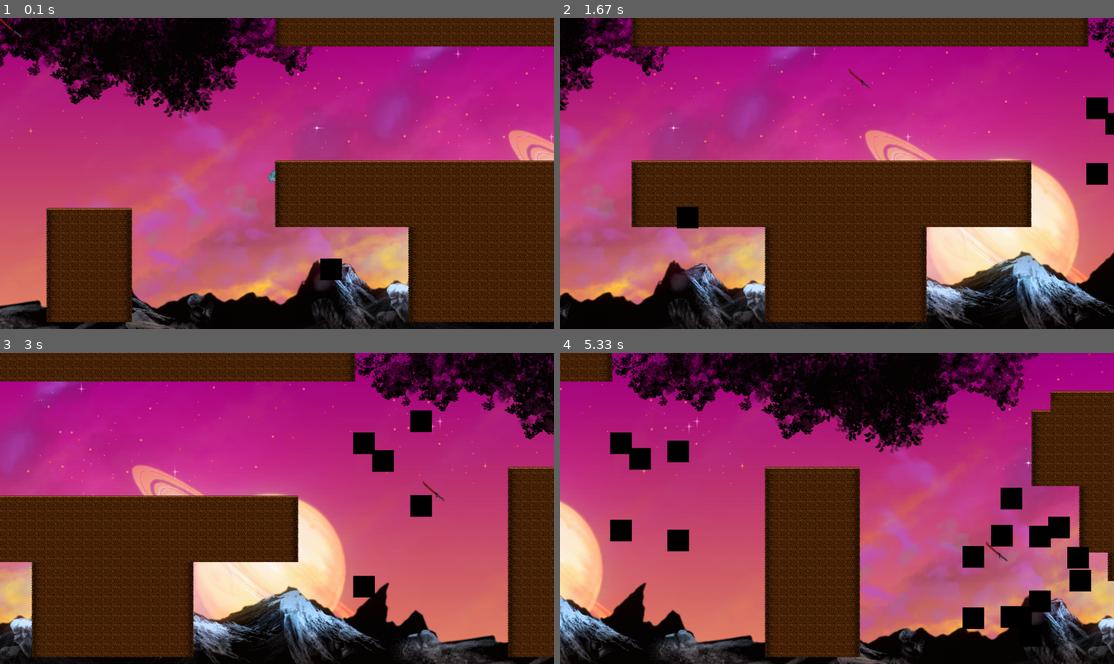
Above: before the commit, frames 1-4 (two rows, left to right).
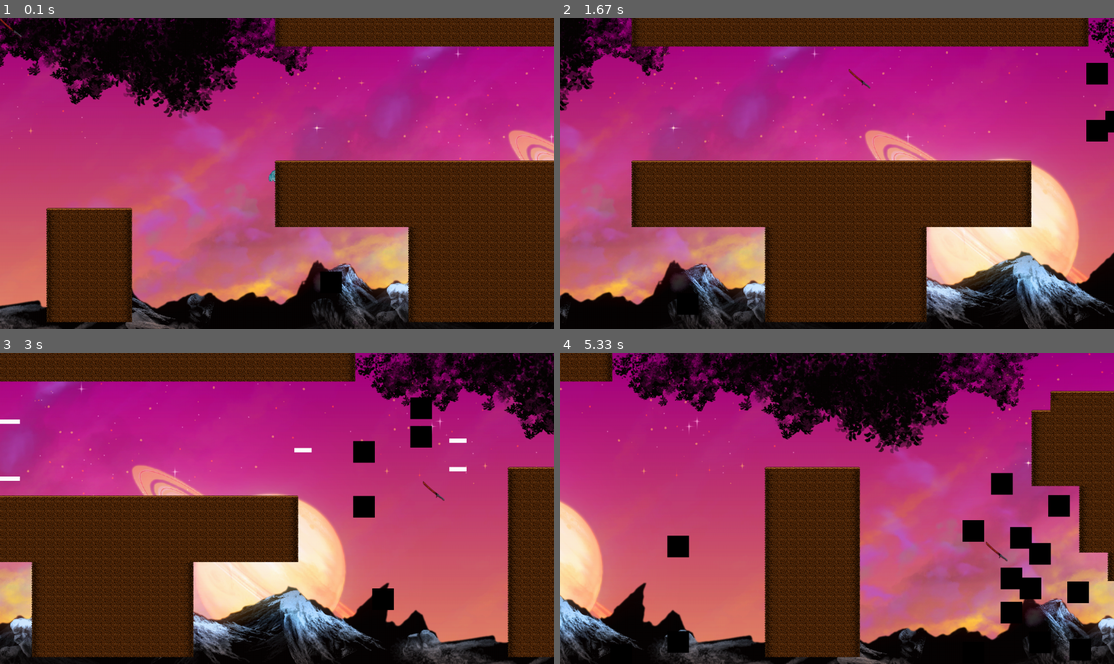
Above: after the commit, the same moments.

Repository: Jeliiiii/GRP12-Mini-studio
Game: pygame game, started from main.py
The game is run twice, just before and just after one commit, with the same random seed, the same clock (stepped at 60 frames per second) and the same inputs.
Inputs (mouse positions are in pixels of both pictures, inside the frame that each line leads up to):
- Up to frame 1 (0.1 s): no input
- Up to frame 2 (1.67 s): click (837, 173) at 0.38 s; click (892, 241) at 0.72 s; click (1041, 282) at 1.05 s; click (848, 67) at 1.42 s
- Up to frame 3 (3 s): click (282, 539) at 1.92 s; click (421, 558) at 2.25 s; click (421, 480) at 2.75 s
- Up to frame 4 (5.33 s): click (1036, 483) at 3.32 s; click (1030, 570) at 3.65 s; click (859, 496) at 4.08 s; click (715, 452) at 4.48 s; click (986, 542) at 5.15 s

The runs differ from the first frame. In frame 1, 0.3% of the frame differs, in the area x 57-62%, y 77-89%; in frame 2, 1.4%; in frame 3, 2.2%; in frame 4, 6.0%, in the area x 9-96%, y 25-99%.

Commit message:
Basic collisions working

Diff:
--- a/ennemies.py
+++ b/ennemies.py
@@ -18,40 +18,44 @@
         self.height = window.hauteur
         self.left = 0
         self.doing = 0
-        self.bullet = Weapon(25, Bullet)
+        self.bullet = Weapon(25, Bullet(window.screen, self.rect.x, self.rect.y, 20, 10, 10, "ennemy"))
         self.tearTimer = 20
         self.tearRemaining = self.tearTimer
         self.side = "ennemy"
+
+
 
     def go_on(self, objectsList):
         self.move_left()
         self.draw((0, 0, 0))
 
         #check collisions au décor
-        for referencial in objectsList[0]:
-            if self.rect.colliderect(referencial):
-                if self.doing == self.move_up:
-                    self.doing = self.move_down
-                else :
-                    self.doing = self.move_up
+        collider = self.rect.collidelist(objectsList[0])
+        if collider != -1 :
+            self.switchDir()
+
         #check collisions entre ennemies
-        for referencial in objectsList[1]:
-            if self != referencial :
-                if self.rect.colliderect(referencial):
-                    if self.doing == self.move_up:
-                        self.doing = self.move_down
-                    else :
-                        self.doing = self.move_up
+        collider = self.rect.collidelist(objectsList[1])
 
-        if self.left == 0:
+        if self.rect in objectsList[1]:
+            myself = objectsList[1].index(self.rect)
+        else :
+            myself = -1
+
+
+        if collider != -1 and collider!= myself: #si je touches quelque chose qui n'est pas moi
+            self.switchDir()
+
+        #choice
+        if self.doing == 0:
             if self.getCoordinates()[1]-20*self.speed < 0 :
                 self.doing = self.move_down
             elif self.getCoordinates()[1]+20*self.speed > self.height :
                 self.doing = self.move_up
             elif randint(1,2)==1:
+                self.doing = self.move_down
+            else :
                 self.doing = self.move_up
-            else:
-                self.doing = self.move_down
             self.left = 20
         else:
             self.doing()
@@ -60,6 +64,20 @@
                 self.doing = 0
 
         self.tearRemaining -= 1
+        if self.tearRemaining == 0:
+            self.shoot(objectsList)
+            self.tearRemaining = self.tearTimer
+
+
+    def switchDir(self):
+        if self.doing == self.move_up:
+            self.doing = self.move_down
+        else :
+            self.doing = self.move_up
+
+
+    def shoot(self, objectsList):
+        objectsList[2].append(self.bullet.bullet)
 
 
 
--- a/main.py
+++ b/main.py
@@ -120,11 +120,11 @@
     for object in objectsList[0]:
         object.go_on()
 
-    for stun in tempon :
+    for stun in buffer :
         stun.move_left()
         if stun.getCoordinates()[0] <= window.largeur:
             objectsList[1].append(stun)
-            tempon.remove(stun)
+            buffer.remove(stun)
 
 
     #On active les go_on ennemies
@@ -138,17 +138,18 @@
         #Déplacement
         bullet.go_on()
         #Check des collisions avec les objets de objectsList
-        for referencial in objectsList[0]:
+        """for referencial in objectsList[0]:
             if bullet.rect.colliderect(referencial):
                 objectsList[2].remove(bullet)
                 if referencial.destructible :
                     objectsList[0].remove(object)
                 break
         for referencial in objectsList[1]:
-            if bullet.rect.colliderect(referencial):
-                objectsList[2].remove(bullet)
-                objectsList[1].remove(object)
-                break
+            if bullet.side == "ally":
+                if bullet.rect.colliderect(referencial):
+                    objectsList[2].remove(bullet)
+                    objectsList[1].remove(object)
+                    break"""
         #Destruction des balles une fois le field traversé sans avoir rien touché
         if bullet.getCoordinates()[0] == window.largeur+20 :
             objectsList[2].remove(bullet)
--- a/setup.py
+++ b/setup.py
@@ -5,4 +5,4 @@
 
 window = Window()
 objectsList = [[],[],[]]
-tempon = []
+buffer = []
--- a/weapons.py
+++ b/weapons.py
@@ -6,12 +6,12 @@
         self.tear = tear
         self.bullet = bullet
 
-    def fire(self, position, direction):
+    """def fire(self, position, direction):
         if self.ammo_count > 0:
             ammo = self.ammo_class(self.screen, position[0], position[1], 5, 5, 10)
             ammo.direction = direction
             self.ammo_count -= 1
-            return ammo
+            return ammo"""
 
 
 
--- a/world.py
+++ b/world.py
@@ -61,7 +61,7 @@
                     elif tile == 14 :
                         pass #14 : non utilisé
                     elif tile == 15 :
-                        tempon.append(Basic(window, x*TILE_SIZE, y*TILE_SIZE, 5))
+                        buffer.append(Basic(window, x*TILE_SIZE, y*TILE_SIZE, 5))
                         """ca fonctionne mais il y a beaucoup trop d'operations a chaque frame : ca fait lag une dinguerie"""
                         #enemy = Character(window.screen, x*TILE_SIZE, y*TILE_SIZE, 50, 100, 5) #15 : ennemi horizontal
                         pass
